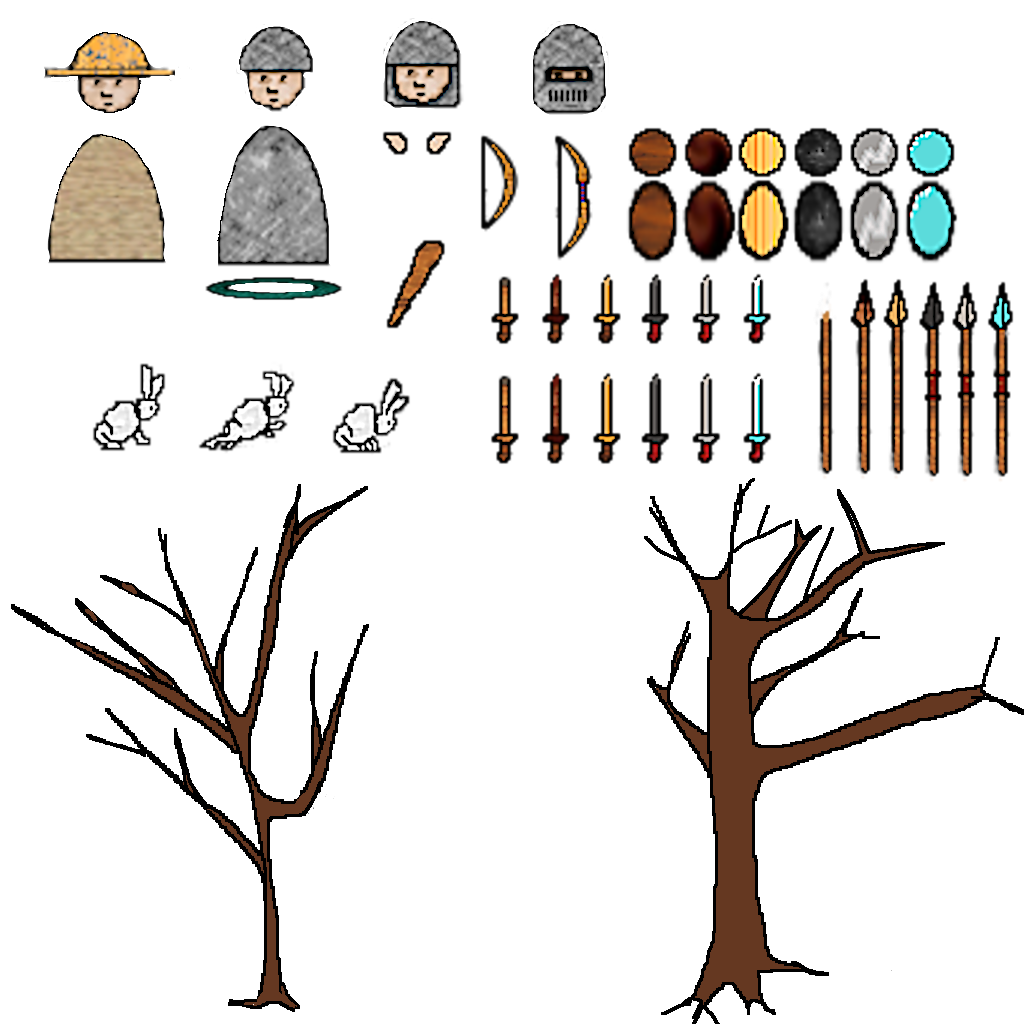
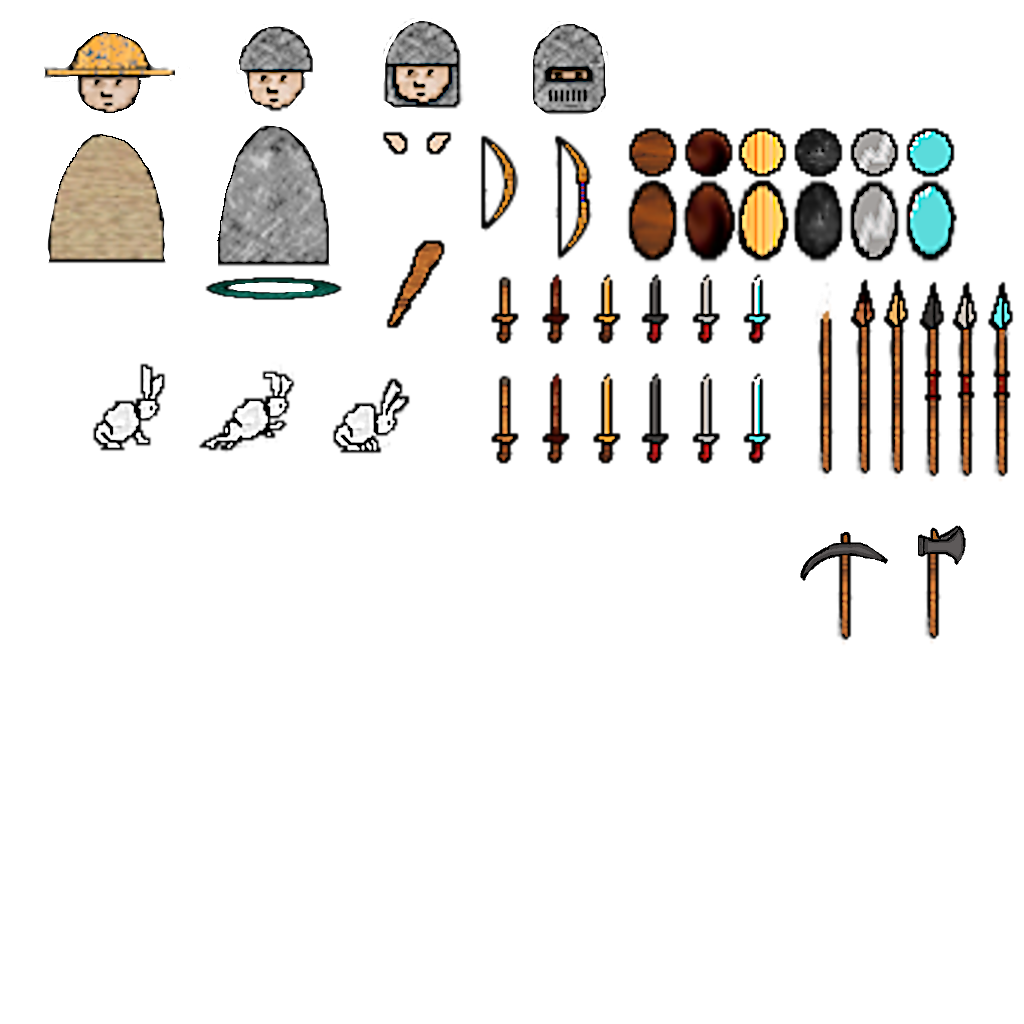
Revision of a layered 1024px x 1024px image; what changed, layer by layer:
removed layer "Plants #1" over [11, 484, 369, 1012]
removed layer "Plants" over [644, 478, 1024, 1024]
added layer "Tools" above "Toolscolor" over [800, 525, 966, 646]
added layer "Toolscolor" above "Weapons" over [801, 533, 880, 578]
